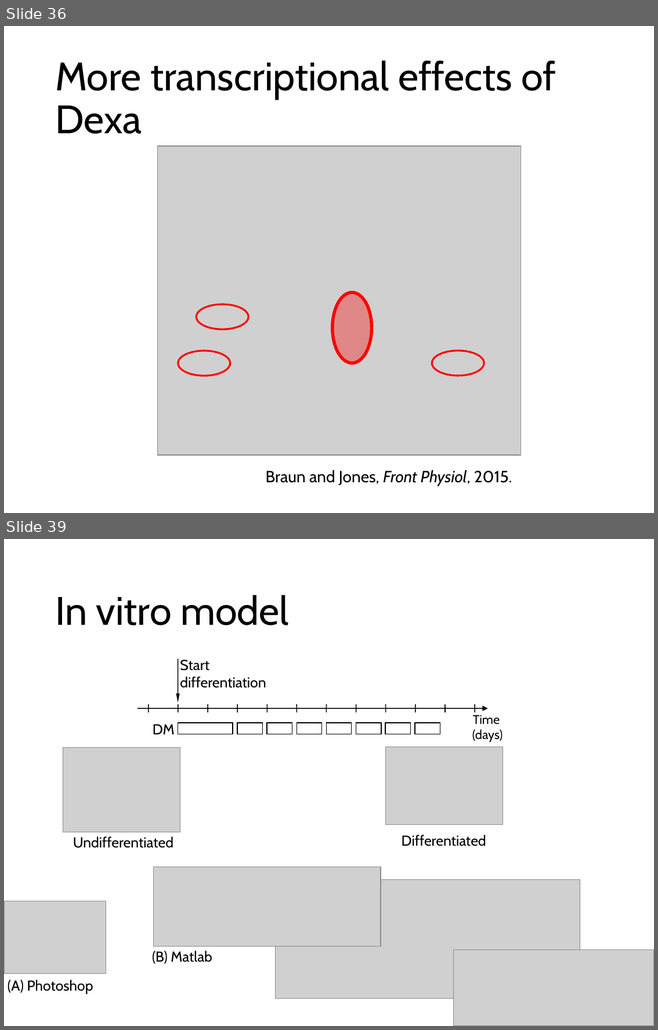
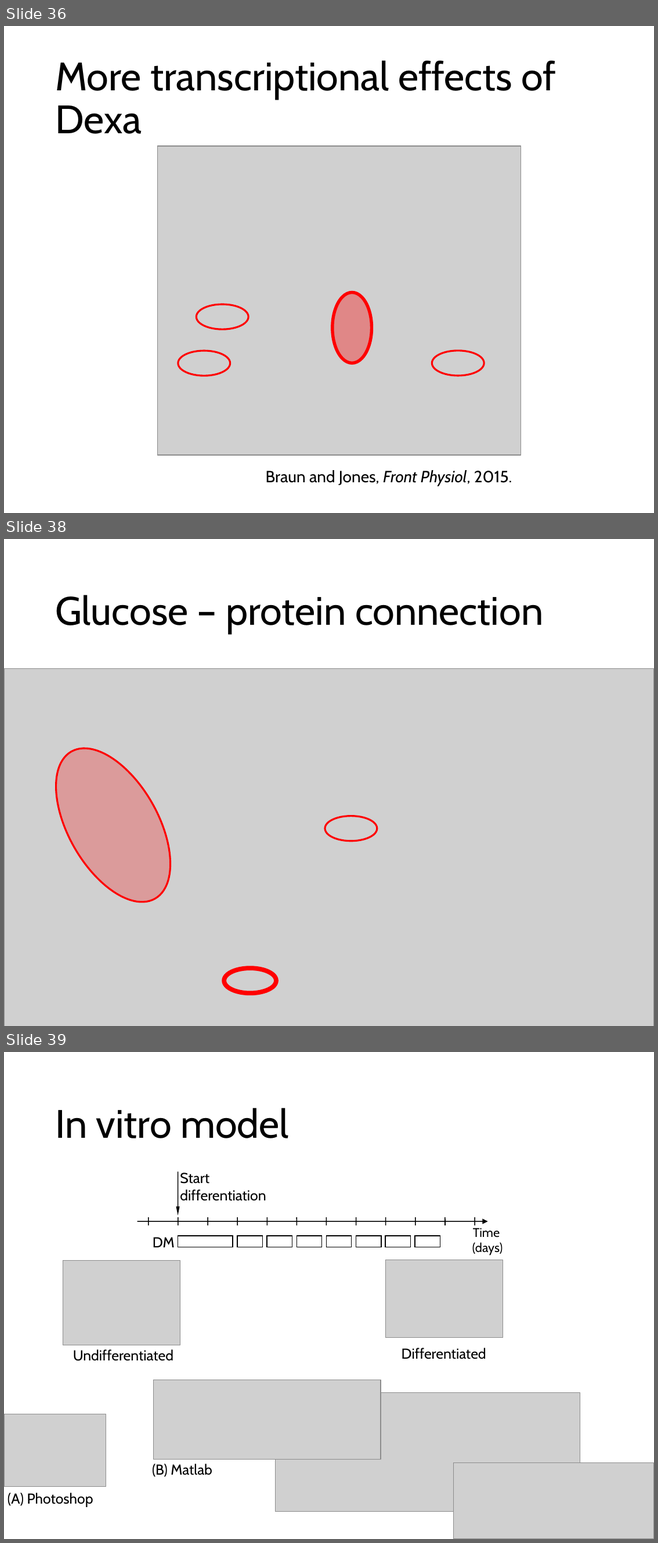
Before and after one commit to nvalexander/dissertation, a slide deck: defense.pptx. Shown one above the other, each under a label of ours: slides 36 and 39 before the commit, slides 36, 38 and 39 after it; the slides between them are not shown. The pictures are 658x1030 and 658x1543 pixels, drawn with LibreOffice and Linux fonts; fonts in the diff are those of the drawing; grey boxes stand for pictures. Boxes give left, top, right and bottom in pixels: in the first picture for what was removed or moved away, otherwise in the second. Text is boxed around its words. In the diff, an @@ line names an element or a change of style, - is before the commit and + after.

```diff
--- a/defense.pptx
+++ b/defense.pptx
@@ slide 38 added at (4,539,654,1026), background #FFFFFF @@
@@ title added at (55,595,543,634), 44 pt, text #000000 @@
+Glucose – protein connection
@@ picture added at (4,669,654,1026) @@
@@ ellipse added at (32,729,194,921), fill #FF0000 at 25% opacity, outline #FF0000 2 pt @@
@@ ellipse added at (325,816,377,841), outline #FF0000 2 pt @@
@@ ellipse added at (224,968,276,994), outline #FF0000 5 pt @@
```
Also in this commit, not shown: 1 slide changed, 1 slide removed.
